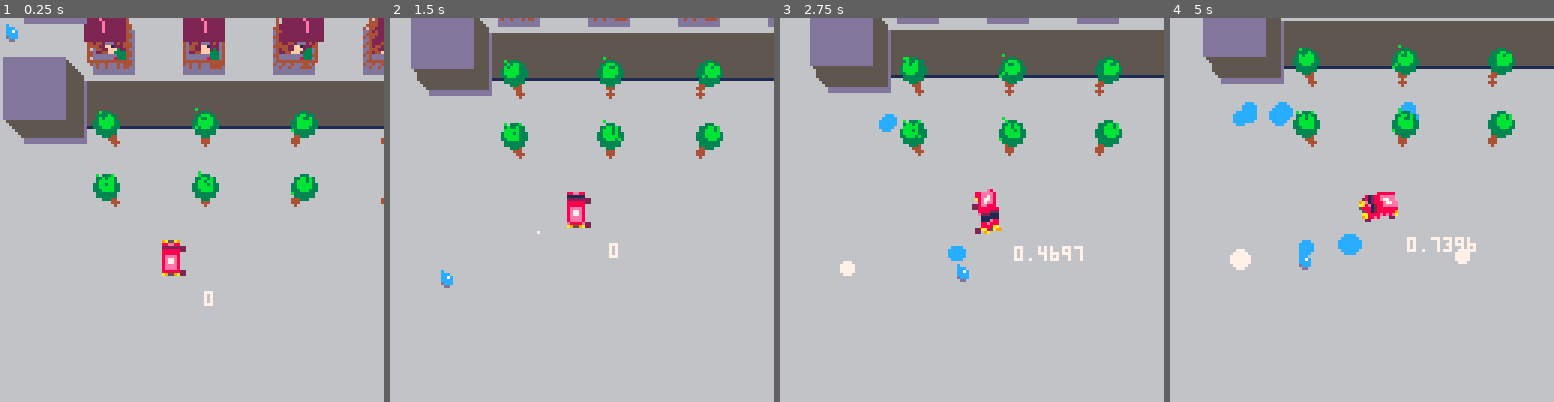
Above: before the commit, frames 1-4 (left to right).
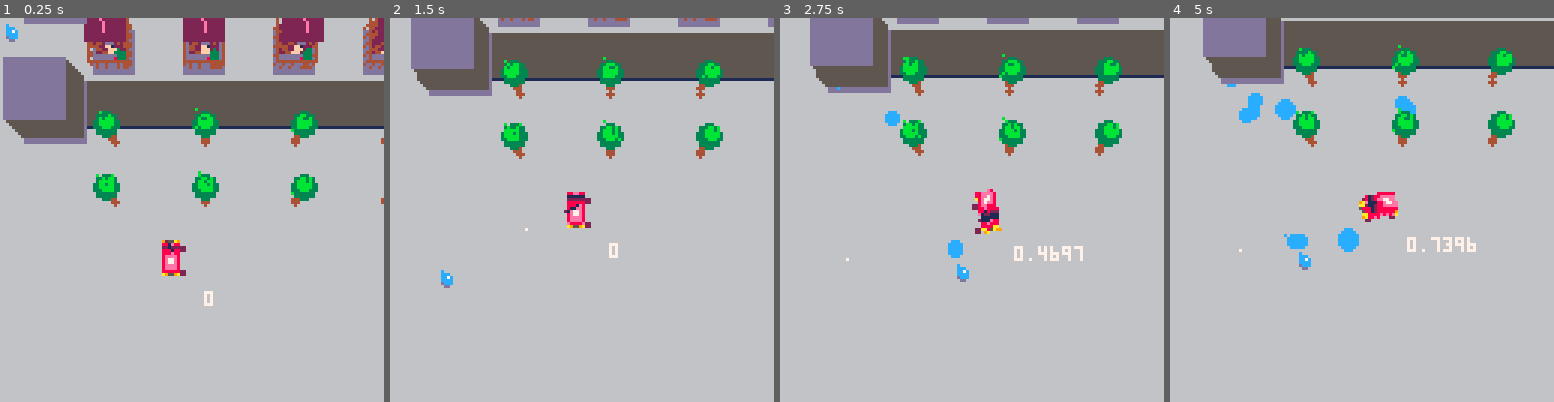
Above: after the commit, the same moments.

Repository: stephanvdwoerd/carts
Game: PICO-8 cartridge truck.p8
Two runs of this game, one before a commit and one after it. Both use one fixed random seed, a clock stepped at 60 frames per second and the inputs below.
Inputs (mouse positions are in pixels of both pictures, inside the frame that each line leads up to):
- Up to frame 1 (0.25 s): no input
- Up to frame 2 (1.5 s): tap X (X key) at 0.33, 1.07 s; click (670, 121) at 0.67 s; tap O (Z key) at 0.7 s; click (436, 267) at 1.22 s
- Up to frame 3 (2.75 s): hold Right 1.6-2.1 s; tap O (Z key) at 1.7, 2.1, 2.5 s; click (887, 114) at 1.77 s; tap X (X key) at 1.85 s; hold Up 2.15-2.42 s; click (952, 259) at 2.32 s; hold Right from 2.47 s (still down)
- Up to frame 4 (5 s): click (1404, 106) at 2.87 s; tap O (Z key) every 0.4 s from 2.9 to 4.9 s; tap X (X key) at 2.97, 4.08 s; release Right at 3.03 s; hold Left 3.08-3.58 s; click (1465, 256) at 3.42 s; hold Down 3.63-3.97 s; click (1231, 102) at 3.97 s; hold Right 4.02-4.68 s; click (1292, 248) at 4.52 s; hold Up from 4.73 s (still down)

The runs differ from the first frame. In frame 1, less than 0.1% of the frame differs, in the area x 42-46%, y 57-62%; in frame 2, less than 0.1%; in frame 3, 0.4%; in frame 4, 1.2%, in the area x 14-79%, y 17-66%.

Commit message:
Hose in the center

Diff:
--- a/truck.p8
+++ b/truck.p8
@@ -13,31 +13,37 @@
 	}
 
 	truck={
-	x=50,
-	y=100,
-	a=0,
-	vx=0,
-	vy=0,
-	spd=0,
-	acc=0.01,
-	lmultx=0,
-	lmulty=1,
-	lt={x=0,y=0},
-	rt={x=0,y=0},
-	lb={x=0,y=0},
-	rb={x=0,y=0},
+		x=50,
+		y=100,
+		a=0,
+		vx=0,
+		vy=0,
+		spd=0,
+		acc=0.01,
+		lmultx=0,
+		lmulty=1,
+		lt={x=0,y=0},
+		rt={x=0,y=0},
+		lb={x=0,y=0},
+		rb={x=0,y=0},
 	}
-drag =0.99
+
+	hose={
+		x = truck.x,
+		y = truck.y
+	}
+
+	drag =0.99
 	puffs={}
 
-houses = {}
-
-trees ={}
-
-cam = {
-x = 0,
-y = 0
-}
+	houses = {}
+
+	trees ={}
+
+	cam = {
+		x = 0,
+		y = 0
+	}
 
 
 hdist =30
@@ -97,6 +103,12 @@
 	mouse.x = cam.x + stat(32)
 	mouse.y = cam.y + stat(33)
 
+
+	-- turret
+	hose.a = atan2(truck.x-mouse.x,truck.y-mouse.y) -0.5
+	hose.x = truck.x
+	hose.y = truck.y
+
 		-- collisions
 	for h in all(houses) do
 		h.housea=1-atan2(truck.x-h.x,truck.y-h.y)
@@ -264,7 +276,21 @@
 
  	-- Mouse and spray
  	spr(192, mouse.x, mouse.y)
- 	draw_update_spray()
+	 draw_update_spray()
+
+	--  Hose
+	draw_hose()
+end
+
+function draw_hose()
+	hose.x = (truck.lt.x + truck.rt.x + truck.rb.x + truck.lb.x) / 4 + -4*truck.lmultx
+	hose.y = (truck.lt.y + truck.rt.y + truck.rb.y + truck.lb.y) / 4 + -4*truck.lmulty
+	hose.endx = hose.x + cos(hose.a) * 5
+	hose.endy = hose.y + sin(hose.a) * 5
+	line(hose.x, hose.y, hose.endx, hose.endy, 1)
+	pset(hose.endx, hose.endy, 2)
+	pset(hose.x, hose.y, 14)
+
 end
 
 function spr_r(s,x,y,a,w,h)
@@ -295,7 +321,6 @@
 
 function layerdraw(x1,y1,layers)
 --truck.lmulty=0.3+(((1-truck.y-cam.y)/128)*0.75)
-	local cambottom = cam.y+128
 	local lmulty=0.25+(1-((y1-cam.y)/128))
 	local lmultx=-1*(x1-cam.x-64)/64
 	for i, l in pairs(layers) do
@@ -380,14 +405,13 @@
 
 function draw_update_spray()
 	if (rnd() > 0.5) and stat(34) != 0 then
-		local a = atan2(truck.x-mouse.x,truck.y-mouse.y) -0.5
-		local vx = cos(a)
-		local vy = sin(a)
+		local vx = cos(hose.a)
+		local vy = sin(hose.a)
 		print(a, cam.x, cam.y, 1)
 
 		add(spray, {
-			x = truck.x,
-			y = truck.y,
+			x = hose.endx,
+			y = hose.endy,
 			a = truck.a,
 			vx = vx + rnd(0.1) - 0.05,
 			tx = mouse.x,
@@ -421,11 +445,14 @@
 	for splash in all(splashes) do
 		splash.r += .01
 
-
-		if splash.r < 3.9 then
-			circfill(splash.x,splash.y,splash.r,splash.c)
+		if splash.c == 7 then
+			pset(splash.x,splash.y,splash.c)
 		else
-			circ(splash.x,splash.y,splash.r,splash.c)
+			if splash.r < 3.9 then
+				circfill(splash.x,splash.y,splash.r,splash.c)
+			else
+				circ(splash.x,splash.y,splash.r,splash.c)
+			end
 		end
 
 		if splash.r >= 4 then
